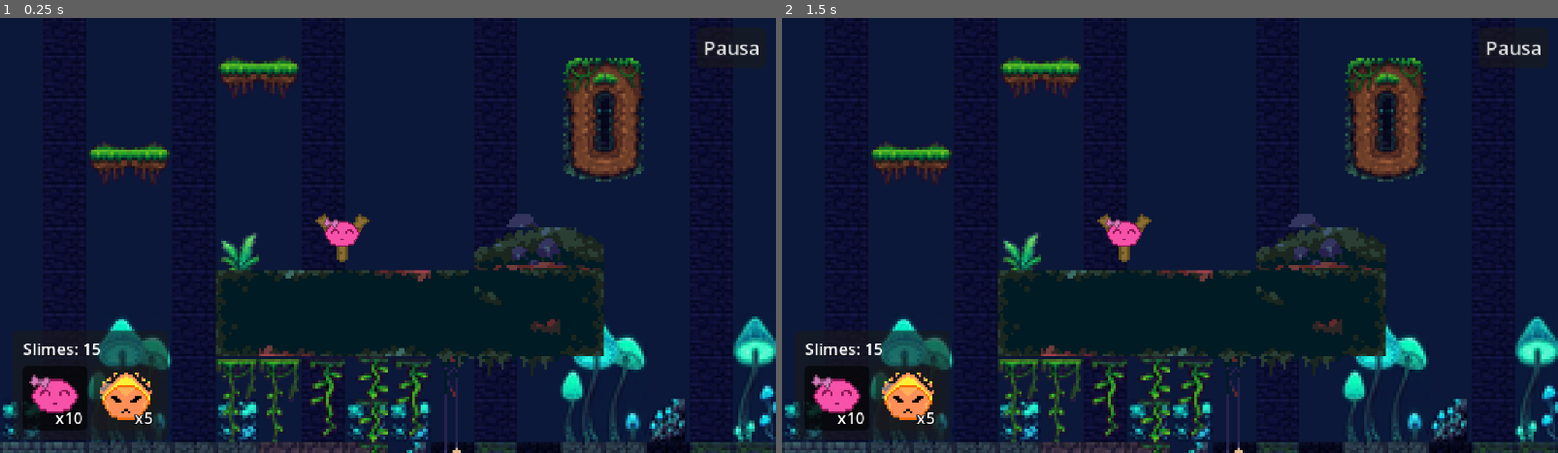
Above: before the commit, frames 1-2 (left to right).
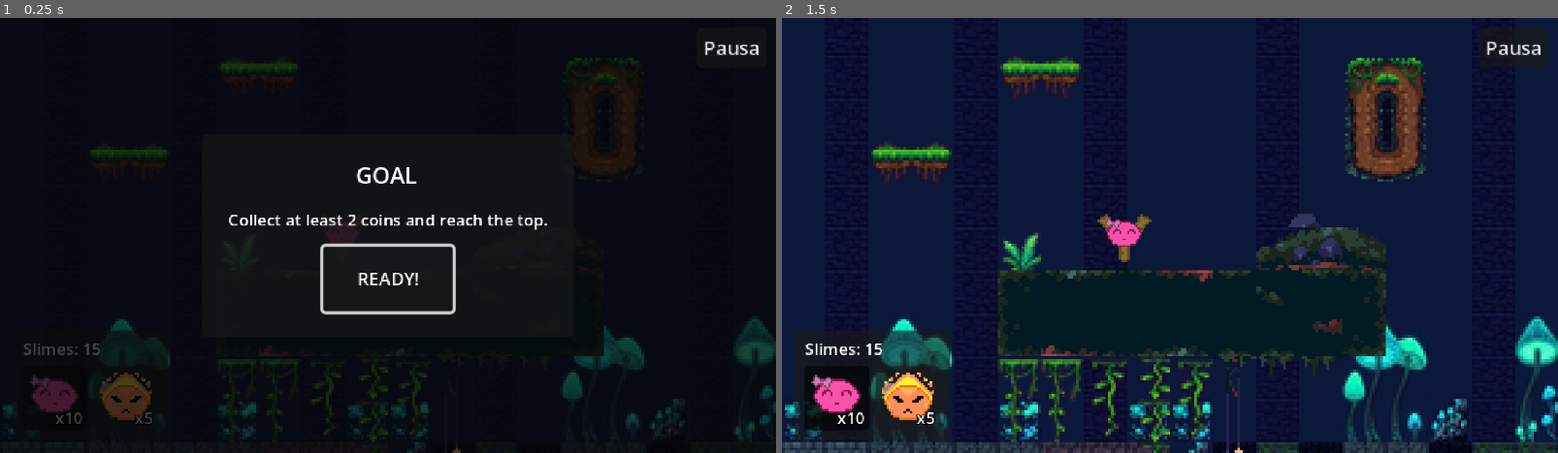
Above: after the commit, the same moments.

Repository: Navarro0k/Slimeterra
Game: Godot game, scene res://Scenes/Levels/jungleLevel.tscn
Two runs of this game, one before a commit and one after it. Both use one fixed random seed, a clock stepped at 60 frames per second and the inputs below.
Inputs (mouse positions are in pixels of both pictures, inside the frame that each line leads up to):
- Up to frame 1 (0.25 s): no input
- Up to frame 2 (1.5 s): click (1170, 279) at 0.5 s, where only the run after the commit has a clickable "READY!"; click "x10" at 1.25 s

The runs differ from the first frame. In frame 1, 83% of the frame differs, in the area x 0-100%, y 0-100%; in frame 2, nothing differs.

Commit message:
Add WindowMision to jungleLevel with PanelContainer and responsive sizing

Diff:
--- a/Scenes/Levels/jungleLevel.tscn
+++ b/Scenes/Levels/jungleLevel.tscn
@@ -17,6 +17,7 @@
 [ext_resource type="Script" uid="uid://cwhjdnhouowt5" path="res://Scripts/camara_seguimiento.gd" id="17_cam"]
 [ext_resource type="AudioStream" uid="uid://b2dau1up0hlh4" path="res://Assets/Audio/level_music/Island Meet and Greet.mp3" id="17_d5yi4"]
 [ext_resource type="PackedScene" path="res://Scenes/Meta.tscn" id="18_meta"]
+[ext_resource type="PackedScene" uid="uid://7p8vlvlapjfg" path="res://Scenes/UI/WindowMision.tscn" id="18_udm3q"]
 
 [sub_resource type="TileSetAtlasSource" id="TileSetAtlasSource_ybqp2"]
 texture = ExtResource("1_6r2ke")
@@ -3985,3 +3986,5 @@
 stream = ExtResource("17_d5yi4")
 volume_db = 2.0
 autoplay = true
+
+[node name="WindowMision" parent="." unique_id=1461847285 instance=ExtResource("18_udm3q")]
--- a/Scenes/UI/WindowMision.tscn
+++ b/Scenes/UI/WindowMision.tscn
@@ -13,7 +13,7 @@
 anchor_bottom = 1.0
 grow_horizontal = 2
 grow_vertical = 2
-color = Color(0.0253638, 0.0253638, 0.025363795, 0.39607844)
+color = Color(0.023529412, 0.023529412, 0.023529412, 0.74509805)
 
 [node name="Center" type="CenterContainer" parent="." unique_id=2008194622]
 anchors_preset = 15
@@ -23,30 +23,33 @@
 grow_vertical = 2
 mouse_filter = 2
 
-[node name="Margin" type="MarginContainer" parent="Center" unique_id=1478888523]
+[node name="PanelContainer" type="PanelContainer" parent="Center" unique_id=1021394955]
+layout_mode = 2
+
+[node name="Margin" type="MarginContainer" parent="Center/PanelContainer" unique_id=1478888523]
 layout_mode = 2
 theme_override_constants/margin_left = 16
 theme_override_constants/margin_top = 16
 theme_override_constants/margin_right = 16
 theme_override_constants/margin_bottom = 16
 
-[node name="VBox" type="VBoxContainer" parent="Center/Margin" unique_id=580582118]
+[node name="VBox" type="VBoxContainer" parent="Center/PanelContainer/Margin" unique_id=580582118]
 layout_mode = 2
 theme_override_constants/separation = 10
 
-[node name="titulo" type="Label" parent="Center/Margin/VBox" unique_id=18092332]
+[node name="titulo" type="Label" parent="Center/PanelContainer/Margin/VBox" unique_id=18092332]
 layout_mode = 2
 theme_override_font_sizes/font_size = 14
 text = "GOAL"
 horizontal_alignment = 1
 vertical_alignment = 1
 
-[node name="mensaje" type="Label" parent="Center/Margin/VBox" unique_id=913518810]
+[node name="mensaje" type="Label" parent="Center/PanelContainer/Margin/VBox" unique_id=913518810]
 layout_mode = 2
 theme_override_font_sizes/font_size = 10
 text = "Collect at least 2 coins and reach the top."
 
-[node name="ButtonPlay" type="Button" parent="Center/Margin/VBox" unique_id=631178013]
+[node name="ButtonPlay" type="Button" parent="Center/PanelContainer/Margin/VBox" unique_id=631178013]
 custom_minimum_size = Vector2(80, 40)
 layout_mode = 2
 size_flags_horizontal = 4
--- a/Scripts/window_mision.gd
+++ b/Scripts/window_mision.gd
@@ -1,8 +1,8 @@
 class_name WindowMision
 extends CanvasLayer
 
-@onready var mensaje_label: Label = $Center/Margin/VBox/mensaje
-@onready var boton_play: Button = $Center/Margin/VBox/ButtonPlay
+@onready var mensaje_label: Label = $Center/PanelContainer/Margin/VBox/mensaje
+@onready var boton_play: Button = $Center/PanelContainer/Margin/VBox/ButtonPlay
 
 # Called when the node enters the scene tree for the first time.
 func _ready() -> void:
